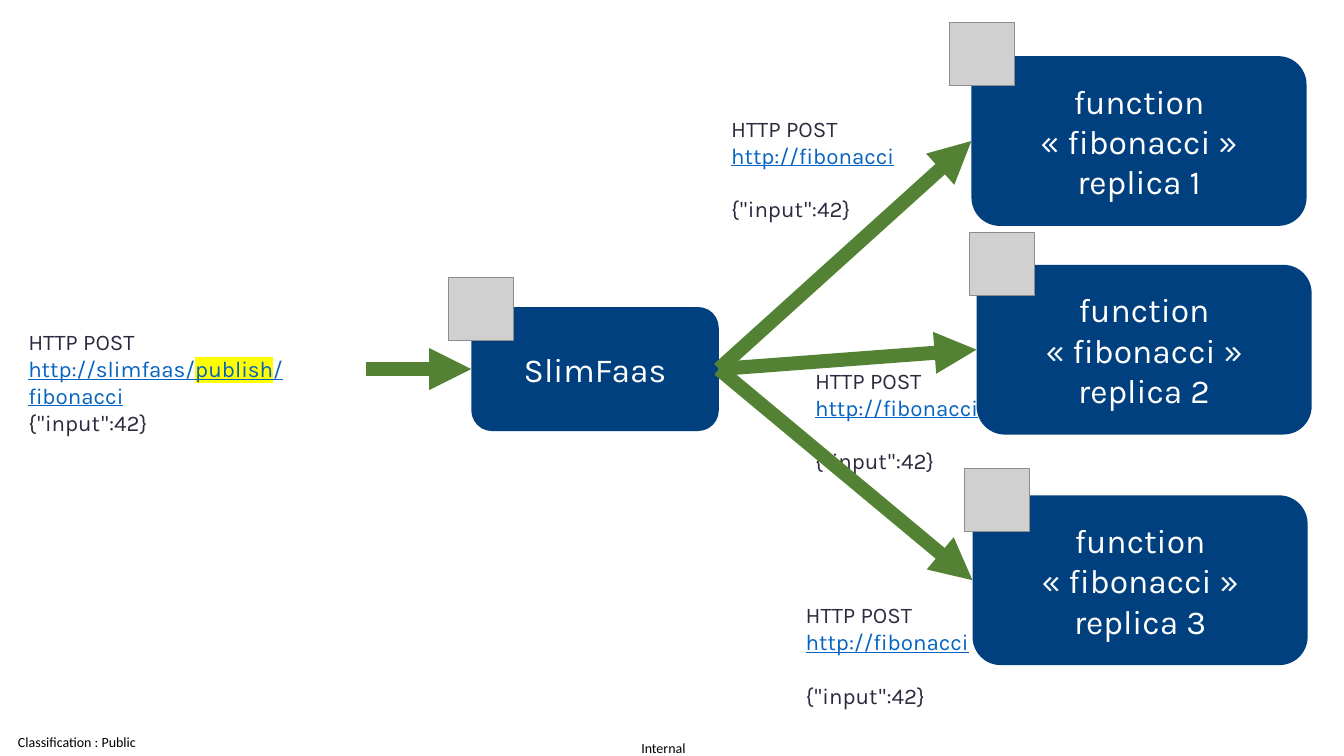
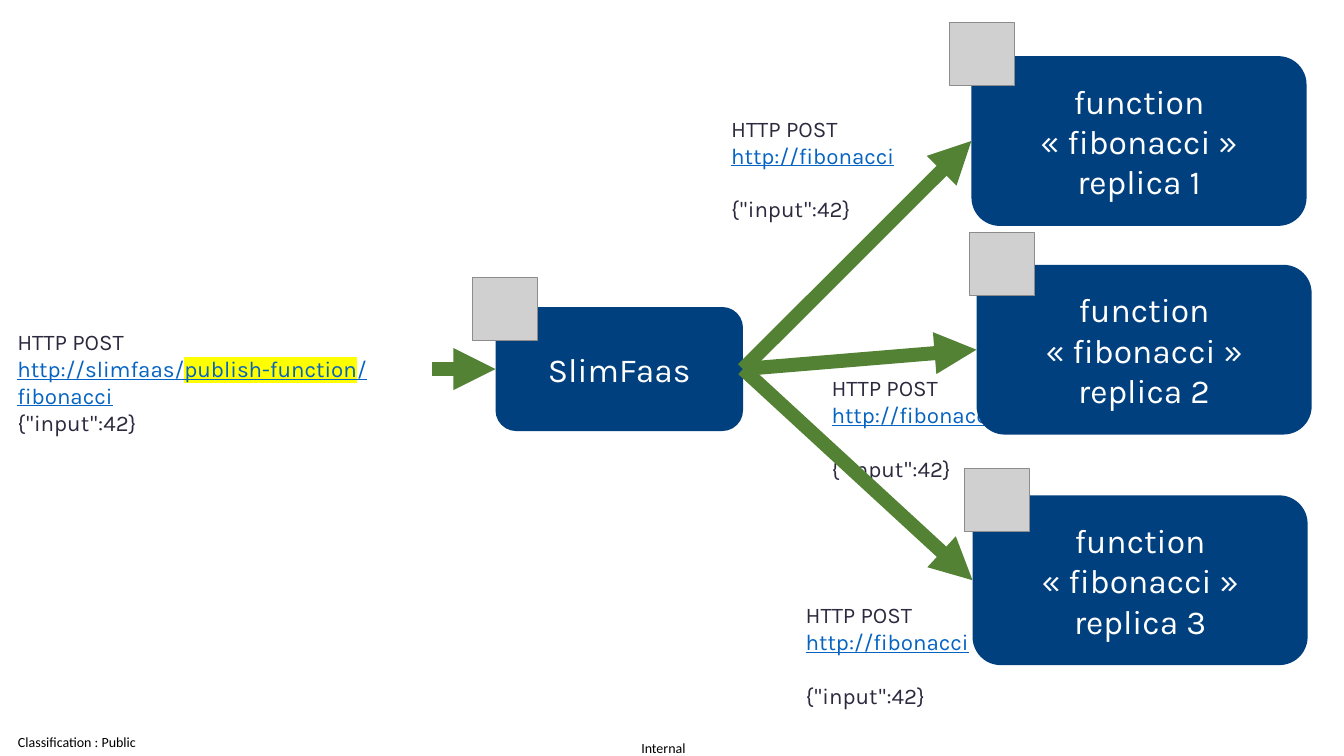
Before and after one commit to AxaFrance/SlimFaas, a slide deck: slide 3 of documentation/slimfaas.pptx. Drawn at 1344x756 pixels with LibreOffice and Linux fonts; fonts in the diff are those of the drawing; grey boxes stand for pictures. Boxes give left, top, right and bottom in pixels: in the first picture for what was removed or moved away, otherwise in the second. Text is boxed around its words. In the diff, an @@ line names an element or a change of style, - is before the commit and + after.

Commit message:
update

```diff
--- a/documentation/slimfaas.pptx
+++ b/documentation/slimfaas.pptx
@@ arrow moved from (719, 369) - (972, 141) to (743, 369) - (972, 141) @@
@@ picture: place and size @@
-picture at [449, 277, 513, 341]
+picture at [473, 277, 537, 341]
@@ text "HTTP POST": place and size @@
-text "HTTP POST" at [28, 335, 283, 437]
+text "HTTP POST" at [17, 335, 366, 437]
@@ rounded rectangle "SlimFaas": place and size @@
-rounded rectangle "SlimFaas" at [472, 308, 720, 432]
+rounded rectangle "SlimFaas" at [496, 308, 744, 432]
@@ text at [17, 356, 366, 406]: text changed @@
-http://slimfaas/publish/fibonacci
+http://slimfaas/publish-function/fibonacci
@@ arrow moved from (719, 369) - (977, 350) to (743, 369) - (977, 350) @@
@@ arrow moved from (366, 369) - (472, 369) to (433, 369) - (496, 369) @@
@@ arrow moved from (719, 369) - (973, 581) to (743, 369) - (973, 581) @@
@@ text "HTTP POST" rewrapped from [815, 368, 978, 476] to [832, 381, 995, 483] @@
```
